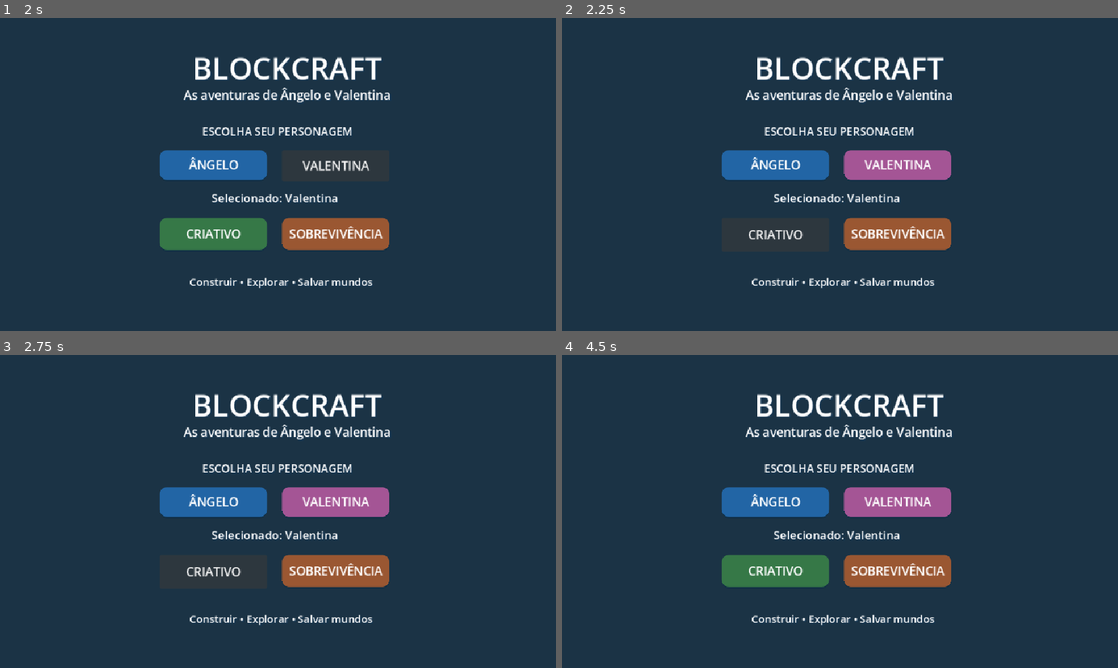
Above: before the commit, frames 1-4 (two rows, left to right).
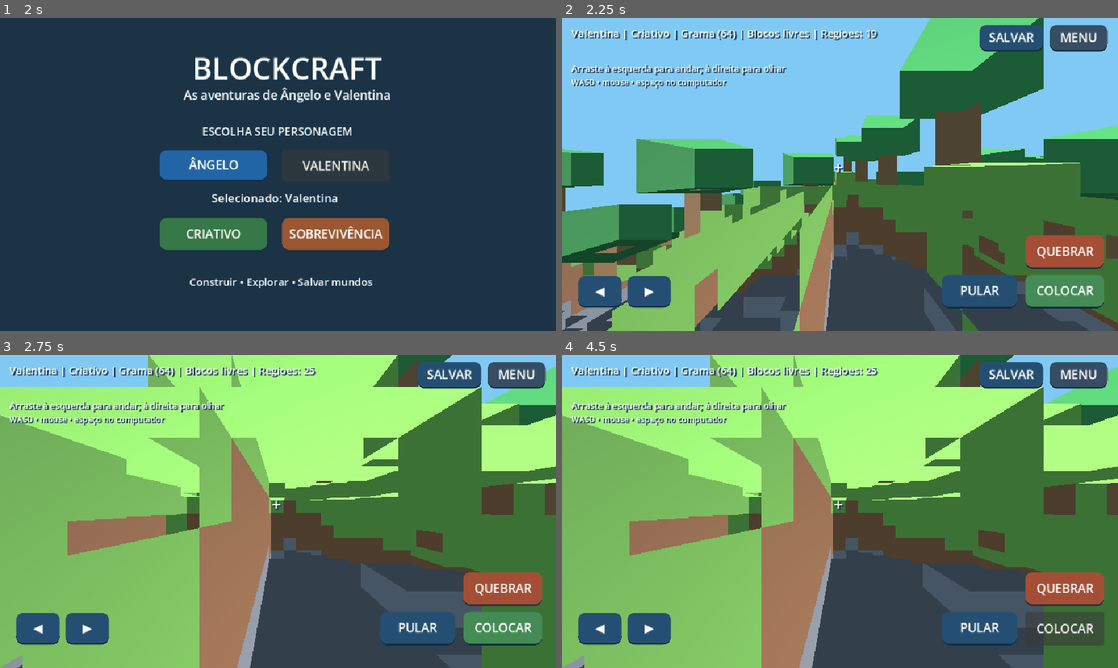
Above: after the commit, the same moments.

Repository: DisneyMjr/Blockcraft
Game: Godot game, scene res://scenes/main.tscn
Same seed, same stepped clock (60 frames per second), same inputs: the game is played once before the commit and once after it.
Inputs (mouse positions are in pixels of both pictures, inside the frame that each line leads up to):
- Up to frame 1 (2 s): click "ÂNGELO" at 0.5 s; click "VALENTINA" at 1.25 s
- Up to frame 2 (2.25 s): click "CRIATIVO" at 2 s
- Up to frame 3 (2.75 s): no input
- Up to frame 4 (4.5 s): click (1012, 373) at 2.75 s, where only the run after the commit has a clickable "SALVAR"; click (1062, 589) at 3.5 s, where only the run after the commit has a clickable "QUEBRAR"; click (1062, 627) at 4.25 s, where only the run after the commit has a clickable "COLOCAR"

Frame 1 is identical in both runs. In frame 2, 92% of the frame differs, in the area x 0-100%, y 0-100%; in frame 3, 92%; in frame 4, 92%.
Error before the commit: Parse Error: Cannot infer the type of "tint" variable because the value doesn't have a set type. (res://scripts/world.gd:70)

Commit message:
Blockcraft 0.2 - Mundo aberto e versao Web

Diff:
--- a/scripts/main.gd
+++ b/scripts/main.gd
@@ -27,6 +27,7 @@
 var move_origin := Vector2.ZERO
 var last_look := Vector2.ZERO
 var clock := 0.0
+var stream_clock := 0.0
 var sun: DirectionalLight3D
 
 func _ready() -> void:
@@ -150,6 +151,7 @@
 	survival = is_survival
 	hearts = 10
 	inventory = [64, 64, 64, 64, 64, 64, 64, 64] if not survival else [12, 8, 0, 0, 0, 0, 0, 0]
+	world.edits.clear()
 	world.generate_world()
 	player.position = Vector3(0.5, world.height_at(0, 0) + 3.5, 0.5)
 	player.velocity = Vector3.ZERO
@@ -218,11 +220,16 @@
 	if Input.is_action_just_pressed("jump"):
 		_jump()
 	player.move_and_slide()
+	stream_clock += delta
+	if stream_clock > 0.3:
+		stream_clock = 0.0
+		world.update_stream(player.global_position)
 	if player.position.y < -20:
-		player.position = Vector3(0, world.height_at(0, 0) + 4.0, 0)
+		player.position = Vector3(player.position.x, world.height_at(floori(player.position.x), floori(player.position.z)) + 4.0, player.position.z)
 	if survival and player.position.y < -10:
 		hearts = maxi(0, hearts - 1)
 	info_label.text = "%s | %s | %s (%d) | %s" % [selected_character, "Sobrevivência" if survival else "Criativo", BlockWorld.NAMES[selected_block], inventory[selected_block], "Vida: %d" % hearts if survival else "Blocos livres"]
+	info_label.text += " | Regioes: %d" % world.chunks.size()
 
 func _jump() -> void:
 	if started and player.is_on_floor():
@@ -310,7 +317,7 @@
 func _save_game() -> void:
 	if not started:
 		return
-	var data := {"character": selected_character, "survival": survival, "position": [player.position.x, player.position.y, player.position.z], "blocks": world.snapshot(), "inventory": inventory, "health": hearts}
+	var data := {"character": selected_character, "survival": survival, "position": [player.position.x, player.position.y, player.position.z], "edits": world.snapshot(), "seed": world.seed_value, "inventory": inventory, "health": hearts}
 	var file := FileAccess.open(SAVE_PATH, FileAccess.WRITE)
 	if file:
 		file.store_string(JSON.stringify(data))
@@ -323,8 +330,19 @@
 		return
 	if parsed.get("character", "") != selected_character or bool(parsed.get("survival", false)) != survival:
 		return
-	if parsed.has("blocks") and parsed["blocks"] is Array:
-		world.restore(parsed["blocks"])
+	if parsed.has("edits") and parsed["edits"] is Array:
+		world.restore(parsed["edits"])
+	elif parsed.has("blocks") and parsed["blocks"] is Array:
+		# Compatibilidade com o salvamento da versao 0.1: preservar alteracoes feitas pelo jogador.
+		var old_edits: Array = []
+		for entry in parsed["blocks"]:
+			if entry is Array and entry.size() == 4:
+				var x := int(entry[0])
+				var y := int(entry[1])
+				var z := int(entry[2])
+				if y > world.height_at(x, z):
+					old_edits.append(entry)
+		world.restore(old_edits)
 	if parsed.has("position") and parsed["position"].size() == 3:
 		var p: Array = parsed["position"]
 		player.position = Vector3(float(p[0]), float(p[1]), float(p[2]))
--- a/scripts/world.gd
+++ b/scripts/world.gd
@@ -1,130 +1,211 @@
 extends Node3D
 class_name BlockWorld
 
-const SIZE := 40
-const MIN_Y := -3
-const MAX_Y := 23
+# Terreno deterministico dividido em chunks. A mesma coordenada e seed geram o mesmo bloco.
+const CHUNK_SIZE := 16
+const VIEW_RADIUS := 2
+const MIN_Y := -4
+const MAX_Y := 32
 const COLORS := [Color("78b851"), Color("986644"), Color("898b92"), Color("bca66b"), Color("97704b"), Color("56a4db"), Color("3e9650"), Color("e6c68f")]
 const NAMES := ["Grama", "Terra", "Pedra", "Areia", "Madeira", "Cristal", "Folhas", "Tijolo"]
-var blocks: Dictionary = {}
-var surface_instance: MeshInstance3D
-var static_body: StaticBody3D
-var collision_shape: CollisionShape3D
+const DIRECTIONS: Array[Vector3i] = [Vector3i.UP, Vector3i.DOWN, Vector3i.LEFT, Vector3i.RIGHT, Vector3i.FORWARD, Vector3i.BACK]
+var blocks: Dictionary = {} # Apenas chunks carregados
+var edits: Dictionary = {} # Mudancas persistentes, inclusive blocos removidos (-1)
+var chunks: Dictionary = {}
+var pending: Array[Vector2i] = []
 var noise := FastNoiseLite.new()
 var seed_value := 20261030
+var focus_chunk := Vector2i(999999, 999999)
 var block_count := 0
+var mesh_material: StandardMaterial3D
 
 func _ready() -> void:
-	noise.seed = seed_value
-	noise.frequency = 0.045
-	noise.fractal_octaves = 3
-	noise.fractal_type = FastNoiseLite.FRACTAL_FBM
-	surface_instance = MeshInstance3D.new()
-	add_child(surface_instance)
-	static_body = StaticBody3D.new()
-	add_child(static_body)
-	collision_shape = CollisionShape3D.new()
-	static_body.add_child(collision_shape)
+    noise.seed = seed_value
+    noise.frequency = 0.034
+    noise.fractal_octaves = 3
+    noise.fractal_type = FastNoiseLite.FRACTAL_FBM
+    mesh_material = StandardMaterial3D.new()
+    mesh_material.vertex_color_use_as_albedo = true
+    mesh_material.roughness = 1.0
 
 func height_at(x: int, z: int) -> int:
-	return clampi(int(round(4.0 + noise.get_noise_2d(float(x), float(z)) * 7.0)), 1, 12)
+    return clampi(int(round(4.0 + noise.get_noise_2d(float(x), float(z)) * 9.0)), 1, 16)
+
+func _chunk_of(x: int, z: int) -> Vector2i:
+    return Vector2i(floori(float(x) / float(CHUNK_SIZE)), floori(float(z) / float(CHUNK_SIZE)))
 
 func generate_world() -> void:
-	blocks.clear()
-	for x in range(-SIZE / 2, SIZE / 2):
-		for z in range(-SIZE / 2, SIZE / 2):
-			var h := height_at(x, z)
-			for y in range(MIN_Y, h + 1):
-				var t := 2 if y < h - 3 else (1 if y < h else 0)
-				blocks[Vector3i(x, y, z)] = t
-	for x in range(-SIZE / 2 + 4, SIZE / 2 - 4, 5):
-		for z in range(-SIZE / 2 + 4, SIZE / 2 - 4, 6):
-			if abs(x) < 5 and abs(z) < 5:
-				continue
-			if abs(noise.get_noise_2d(float(x * 3), float(z * 3))) < 0.19:
-				var h := height_at(x, z)
-				for y in range(h + 1, h + 5):
-					blocks[Vector3i(x, y, z)] = 4
-				for dx in range(-2, 3):
-					for dz in range(-2, 3):
-						for dy in range(3, 6):
-							if abs(dx) + abs(dz) + abs(dy - 4) < 5:
-								var p := Vector3i(x + dx, h + dy, z + dz)
-								if not blocks.has(p):
-									blocks[p] = 6
-	rebuild()
-
-func _append_face(vertices: PackedVector3Array, normals: PackedVector3Array, colors: PackedColorArray, p: Vector3i, normal: Vector3i, t: int) -> void:
-	var n := Vector3(normal)
-	var u := Vector3.UP
-	if normal.y != 0:
-		u = Vector3.FORWARD
-	var right := u.cross(n).normalized()
-	var up := n.cross(right).normalized()
-	var c := Vector3(p) + Vector3.ONE * 0.5
-	var a := c - right * 0.5 - up * 0.5 + n * 0.5
-	var b := c + right * 0.5 - up * 0.5 + n * 0.5
-	var d := c - right * 0.5 + up * 0.5 + n * 0.5
-	var e := c + right * 0.5 + up * 0.5 + n * 0.5
-	var shade := 1.0 if normal.y == 1 else (0.65 if normal.y == -1 else (0.86 if normal.x != 0 else 0.76))
-	var tint := COLORS[t] * shade
-	for v in [a, b, d, b, e, d]:
-		vertices.append(v)
-		normals.append(n)
-		colors.append(tint)
-
-func rebuild() -> void:
-	var vertices := PackedVector3Array()
-	var normals := PackedVector3Array()
-	var colors := PackedColorArray()
-	var directions: Array[Vector3i] = [Vector3i.UP, Vector3i.DOWN, Vector3i.LEFT, Vector3i.RIGHT, Vector3i.FORWARD, Vector3i.BACK]
-	for p in blocks:
-		for d in directions:
-			if not blocks.has(p + d):
-				_append_face(vertices, normals, colors, p, d, int(blocks[p]))
-	if vertices.size() == 0:
-		return
-	var arrays := []
-	arrays.resize(Mesh.ARRAY_MAX)
-	arrays[Mesh.ARRAY_VERTEX] = vertices
-	arrays[Mesh.ARRAY_NORMAL] = normals
-	arrays[Mesh.ARRAY_COLOR] = colors
-	var mesh := ArrayMesh.new()
-	mesh.add_surface_from_arrays(Mesh.PRIMITIVE_TRIANGLES, arrays)
-	var material := StandardMaterial3D.new()
-	material.vertex_color_use_as_albedo = true
-	material.roughness = 1.0
-	material.shading_mode = BaseMaterial3D.SHADING_MODE_PER_PIXEL
-	mesh.surface_set_material(0, material)
-	surface_instance.mesh = mesh
-	collision_shape.shape = mesh.create_trimesh_shape()
-	block_count = blocks.size()
+    clear_loaded()
+    focus_chunk = Vector2i(999999, 999999)
+    update_stream(Vector3.ZERO)
+    # Gera primeiro a area onde o jogador nasce antes da fisica comecar.
+    for i in range(9):
+        if pending.is_empty():
+            break
+        _build_chunk(pending.pop_front())
+
+func clear_loaded() -> void:
+    for node in chunks.values():
+        node.queue_free()
+    chunks.clear()
+    blocks.clear()
+    pending.clear()
+    block_count = 0
+
+func update_stream(player_position: Vector3) -> void:
+    var current := _chunk_of(floori(player_position.x), floori(player_position.z))
+    if current == focus_chunk:
+        return
+    focus_chunk = current
+    var needed: Dictionary = {}
+    for x in range(current.x - VIEW_RADIUS, current.x + VIEW_RADIUS + 1):
+        for z in range(current.y - VIEW_RADIUS, current.y + VIEW_RADIUS + 1):
+            needed[Vector2i(x, z)] = true
+    for key in chunks.keys():
+        if not needed.has(key):
+            _unload_chunk(key)
+    pending.clear()
+    var ordered: Array[Vector2i] = []
+    for key in needed.keys():
+        if not chunks.has(key):
+            ordered.append(key)
+    ordered.sort_custom(func(a: Vector2i, b: Vector2i) -> bool: return (a - current).length_squared() < (b - current).length_squared())
+    pending = ordered
+
+func _process(_delta: float) -> void:
+    if not pending.is_empty():
+        _build_chunk(pending.pop_front()) # Uma malha por frame para evitar travadas
+
+func _load_block(x: int, y: int, z: int, kind: int) -> void:
+    var p := Vector3i(x, y, z)
+    if edits.has(p):
+        if int(edits[p]) >= 0:
+            blocks[p] = int(edits[p])
+    else:
+        blocks[p] = kind
+
+func _build_chunk(key: Vector2i) -> void:
+    if chunks.has(key):
+        return
+    var root := Node3D.new()
+    root.name = "Chunk_%s_%s" % [key.x, key.y]
+    add_child(root)
+    chunks[key] = root
+    for x in range(key.x * CHUNK_SIZE, (key.x + 1) * CHUNK_SIZE):
+        for z in range(key.y * CHUNK_SIZE, (key.y + 1) * CHUNK_SIZE):
+            var h := height_at(x, z)
+            for y in range(maxi(MIN_Y, h - 4), h + 1):
+                _load_block(x, y, z, 2 if y < h - 3 else (1 if y < h else 0))
+            if (abs(x * 17 + z * 31) % 29) == 4 and abs(x) + abs(z) > 10:
+                for y in range(h + 1, h + 4):
+                    _load_block(x, y, z, 4)
+                for dx in range(-1, 2):
+                    for dz in range(-1, 2):
+                        for dy in range(3, 5):
+                            var px := x + dx
+                            var pz := z + dz
+                            if _chunk_of(px, pz) == key:
+                                _load_block(px, h + dy, pz, 6)
+    # Reaplicar construcoes acima do terreno ou dentro das cavidades.
+    for p in edits:
+        if _chunk_of(p.x, p.z) == key:
+            if int(edits[p]) == -1:
+                blocks.erase(p)
+            else:
+                blocks[p] = int(edits[p])
+    _remesh(key)
+    block_count = blocks.size()
+
+func _unload_chunk(key: Vector2i) -> void:
+    var root: Node3D = chunks[key]
+    chunks.erase(key)
+    root.queue_free()
+    for p in blocks.keys():
+        if _chunk_of(p.x, p.z) == key:
+            blocks.erase(p)
+    block_count = blocks.size()
+
+func _append_face(v: PackedVector3Array, n: PackedVector3Array, c: PackedColorArray, p: Vector3i, d: Vector3i, t: int) -> void:
+    var normal := Vector3(d)
+    var axis := Vector3.FORWARD if d.y != 0 else Vector3.UP
+    var right := axis.cross(normal).normalized()
+    var up := normal.cross(right).normalized()
+    var center := Vector3(p) + Vector3.ONE * 0.5
+    var a := center - right * 0.5 - up * 0.5 + normal * 0.5
+    var b := center + right * 0.5 - up * 0.5 + normal * 0.5
+    var e := center - right * 0.5 + up * 0.5 + normal * 0.5
+    var f := center + right * 0.5 + up * 0.5 + normal * 0.5
+    var shade := 1.0 if d.y == 1 else (0.65 if d.y == -1 else 0.85)
+    for point in [a,b,e,b,f,e]:
+        v.append(point)
+        n.append(normal)
+        c.append(COLORS[t] * shade)
+
+func _remesh(key: Vector2i) -> void:
+    if not chunks.has(key):
+        return
+    var root: Node3D = chunks[key]
+    for child in root.get_children():
+        root.remove_child(child)
+        child.queue_free()
+    var vertices := PackedVector3Array()
+    var normals := PackedVector3Array()
+    var colors := PackedColorArray()
+    for p in blocks:
+        if _chunk_of(p.x, p.z) != key:
+            continue
+        for d in DIRECTIONS:
+            if not blocks.has(p + d):
+                _append_face(vertices, normals, colors, p, d, int(blocks[p]))
+    if vertices.is_empty():
+        return
+    var arrays: Array = []
+    arrays.resize(Mesh.ARRAY_MAX)
+    arrays[Mesh.ARRAY_VERTEX] = vertices
+    arrays[Mesh.ARRAY_NORMAL] = normals
+    arrays[Mesh.ARRAY_COLOR] = colors
+    var mesh := ArrayMesh.new()
+    mesh.add_surface_from_arrays(Mesh.PRIMITIVE_TRIANGLES, arrays)
+    mesh.surface_set_material(0, mesh_material)
+    var visual := MeshInstance3D.new()
+    visual.mesh = mesh
+    root.add_child(visual)
+    var body := StaticBody3D.new()
+    var shape := CollisionShape3D.new()
+    shape.shape = mesh.create_trimesh_shape()
+    body.add_child(shape)
+    root.add_child(body)
 
 func change_block(p: Vector3i, t: int) -> bool:
-	if p.x < -SIZE / 2 or p.x >= SIZE / 2 or p.z < -SIZE / 2 or p.z >= SIZE / 2:
-		return false
-	if p.y < MIN_Y or p.y > MAX_Y:
-		return false
-	if t < 0:
-		if not blocks.has(p):
-			return false
-		blocks.erase(p)
-	else:
-		if blocks.has(p):
-			return false
-		blocks[p] = t
-	rebuild()
-	return true
+    if p.y < MIN_Y or p.y > MAX_Y or not chunks.has(_chunk_of(p.x, p.z)):
+        return false
+    if t < 0:
+        if not blocks.has(p):
+            return false
+        blocks.erase(p)
+        edits[p] = -1
+    else:
+        if blocks.has(p) or t >= COLORS.size():
+            return false
+        blocks[p] = t
+        edits[p] = t
+    var key := _chunk_of(p.x, p.z)
+    _remesh(key)
+    for neighbor in [Vector2i(1,0),Vector2i(-1,0),Vector2i(0,1),Vector2i(0,-1)]:
+        if chunks.has(key + neighbor):
+            _remesh(key + neighbor)
+    block_count = blocks.size()
+    return true
 
 func snapshot() -> Array:
-	var entries: Array = []
-	for p in blocks:
-		entries.append([p.x, p.y, p.z, int(blocks[p])])
-	return entries
+    var result: Array = []
+    for p in edits:
+        result.append([p.x, p.y, p.z, int(edits[p])])
+    return result
 
 func restore(entries: Array) -> void:
-	blocks.clear()
-	for e in entries:
-		if e is Array and e.size() == 4:
-			blocks[Vector3i(int(e[0]), int(e[1]), int(e[2]))] = clampi(int(e[3]), 0, COLORS.size()-1)
-	rebuild()
+    edits.clear()
+    for entry in entries:
+        if entry is Array and entry.size() == 4:
+            edits[Vector3i(int(entry[0]), int(entry[1]), int(entry[2]))] = int(entry[3])
+    generate_world()
Not shown, changed: export_presets.cfg
